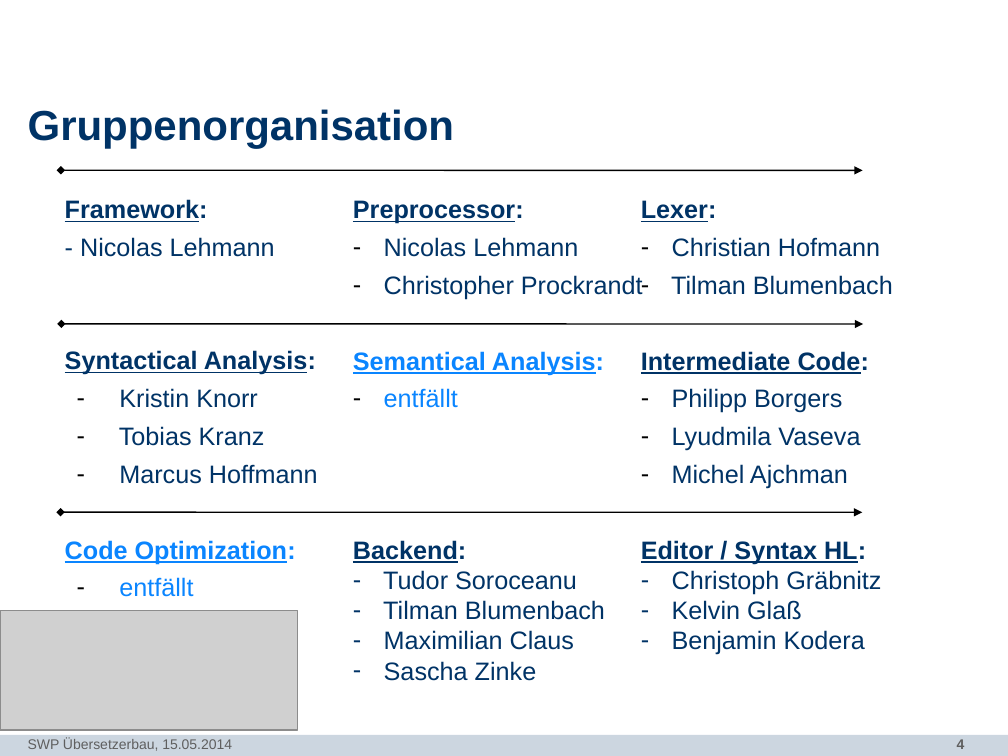
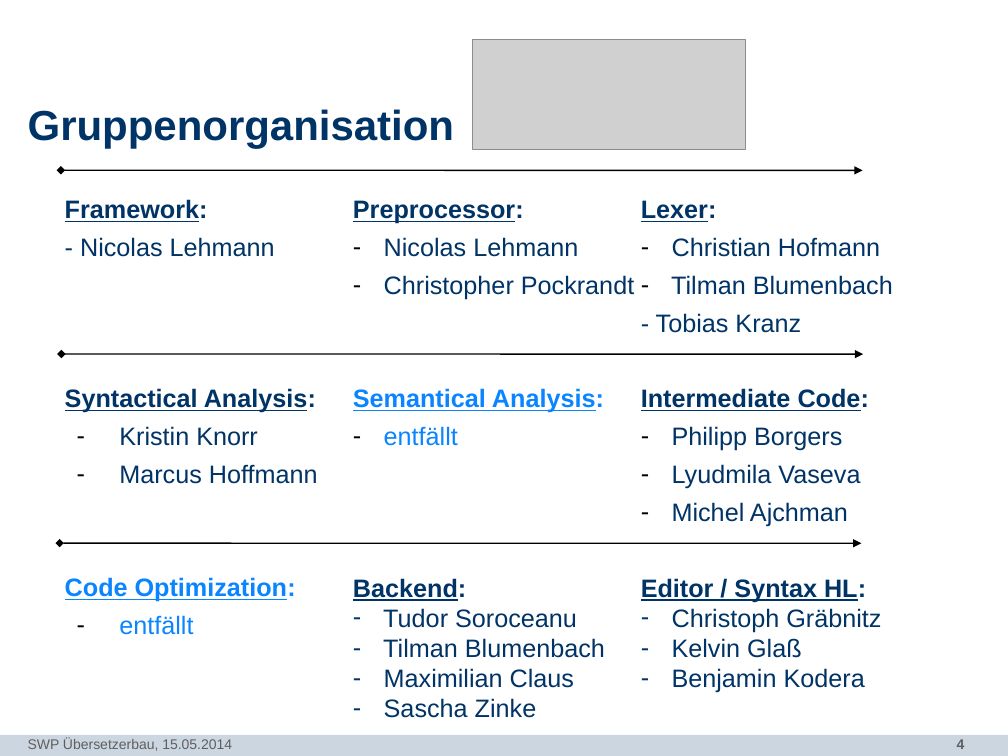
Before and after one commit to SWP-Ubau-SoSe2014-Haskell/SWPSoSe14, a slide deck: slide 4 of documentation/SWPSoSe14MS1.ppt. Drawn at 1008x756 pixels with LibreOffice and Linux fonts; fonts in the diff are those of the drawing; grey boxes stand for pictures; background and template pictures are left out. Boxes give left, top, right and bottom in pixels: in the first picture for what was removed or moved away, otherwise in the second. Text is boxed around its words. In the diff, an @@ line names an element or a change of style, - is before the commit and + after.

Commit message:
Tobias moved from Syntax to Lexer

```diff
--- a/documentation/SWPSoSe14MS1.ppt
+++ b/documentation/SWPSoSe14MS1.ppt
@@ picture: place and size @@
-picture at (0,610,297,730)
+picture at (473,39,746,149)
@@ text at (384,275,634,300): text changed @@
-– Christopher Prockrandt
+– Christopher Pockrandt
@@ text at (656,313,801,333): paragraph added @@
+- Tobias Kranz
@@ double arrow moved from (61, 324) - (863, 324) to (61, 354) - (863, 354) @@
@@ text at (119,426,265,446): paragraph removed @@
-– Tobias Kranz
@@ double arrow moved from (60, 512) - (862, 512) to (59, 543) - (862, 543) @@
```
Also in this commit, not shown: 1 other file.
